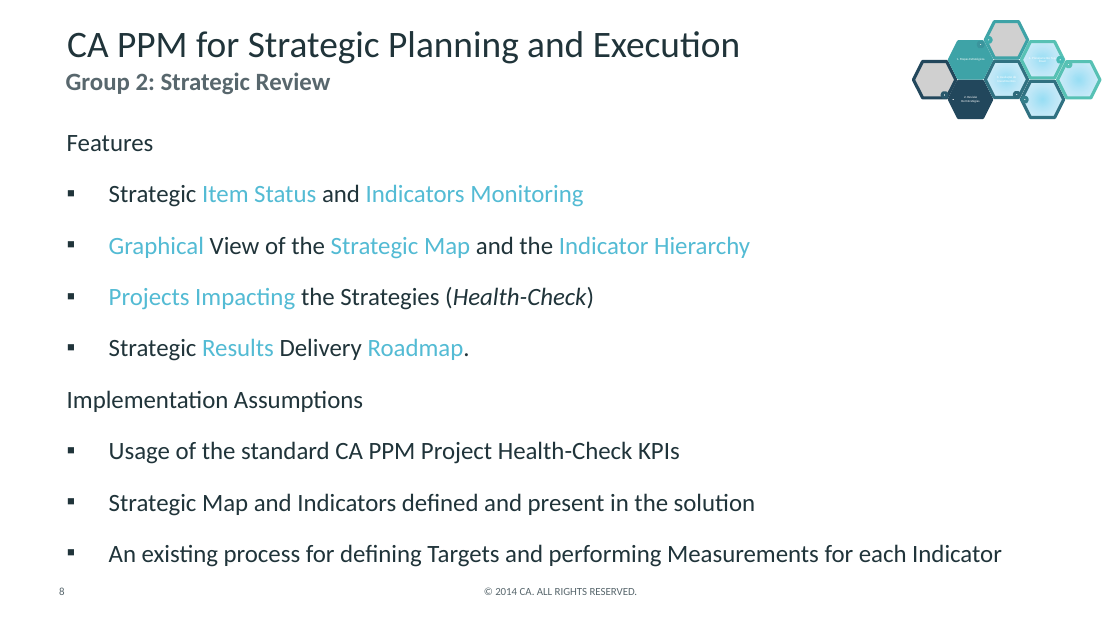
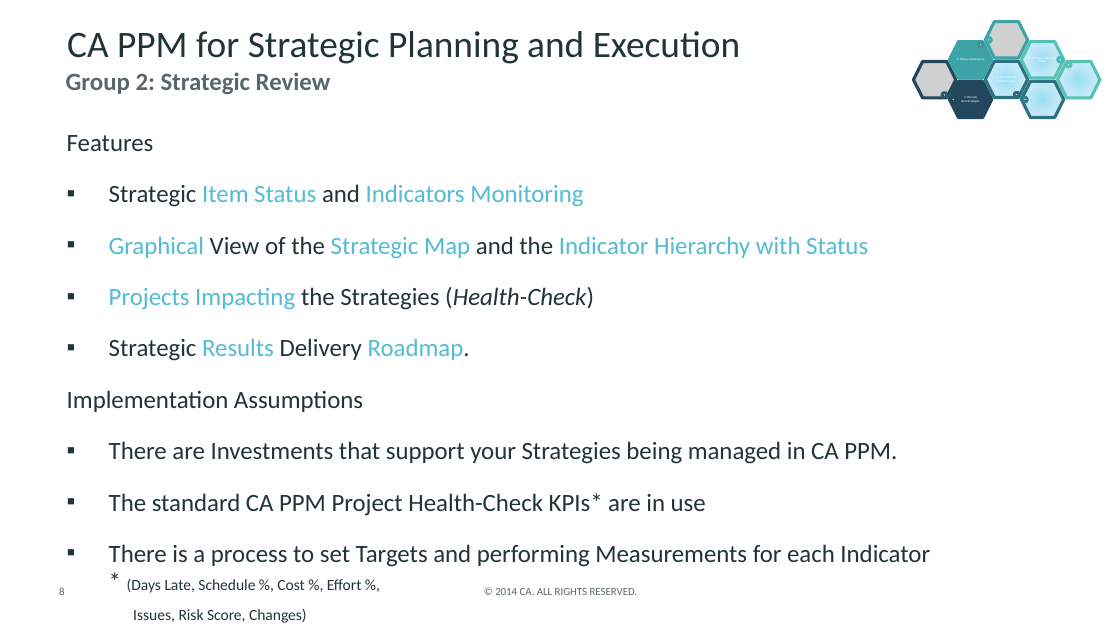
Before and after one commit to CALATAMITBMCOE/Strategic-Alignment, a slide deck: slide 8 of Documentation/CA PPM for Strategic Planning and Execution_EN.pptx. Drawn at 1120x631 pixels with LibreOffice and Linux fonts; fonts in the diff are those of the drawing; grey boxes stand for pictures; background and template pictures are left out. Boxes give left, top, right and bottom in pixels: in the first picture for what was removed or moved away, otherwise in the second. Text is boxed around its words. In the diff, an @@ line names an element or a change of style, - is before the commit and + after.

```diff
--- a/Documentation/CA PPM for Strategic Planning and Execution_EN.pptx
+++ b/Documentation/CA PPM for Strategic Planning and Execution_EN.pptx
@@ text at [109,236,868,259]: text changed @@
-▪ Graphical View of the Strategic Map and the Indicator Hierarchy
+▪ Graphical View of the Strategic Map and the Indicator Hierarchy with Status
@@ text at [109,441,930,623]: text changed @@
-▪ Usage of the standard CA PPM Project Health-Check KPIs
-▪ Strategic Map and Indicators defined and present in the solution
-▪ An existing process for defining Targets and performing Measurements for each Indicator
+▪ There are Investments that support your Strategies being managed in CA PPM.
+▪ The standard CA PPM Project Health-Check KPIs* are in use
+▪ There is a process to set Targets and performing Measurements for each Indicator
+  * (Days Late, Schedule %, Cost %, Effort %,
+  Issues, Risk Score, Changes)
```
Also in this commit, not shown: 2 other slides changed, 5 other files.
